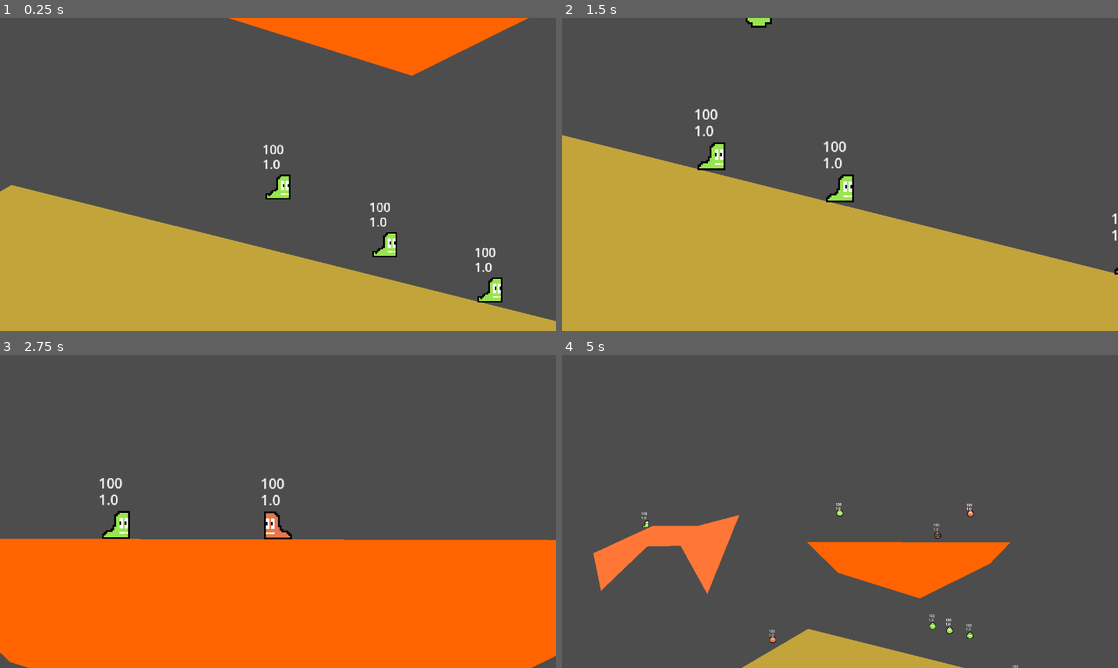
Above: before the commit, frames 1-4 (two rows, left to right).
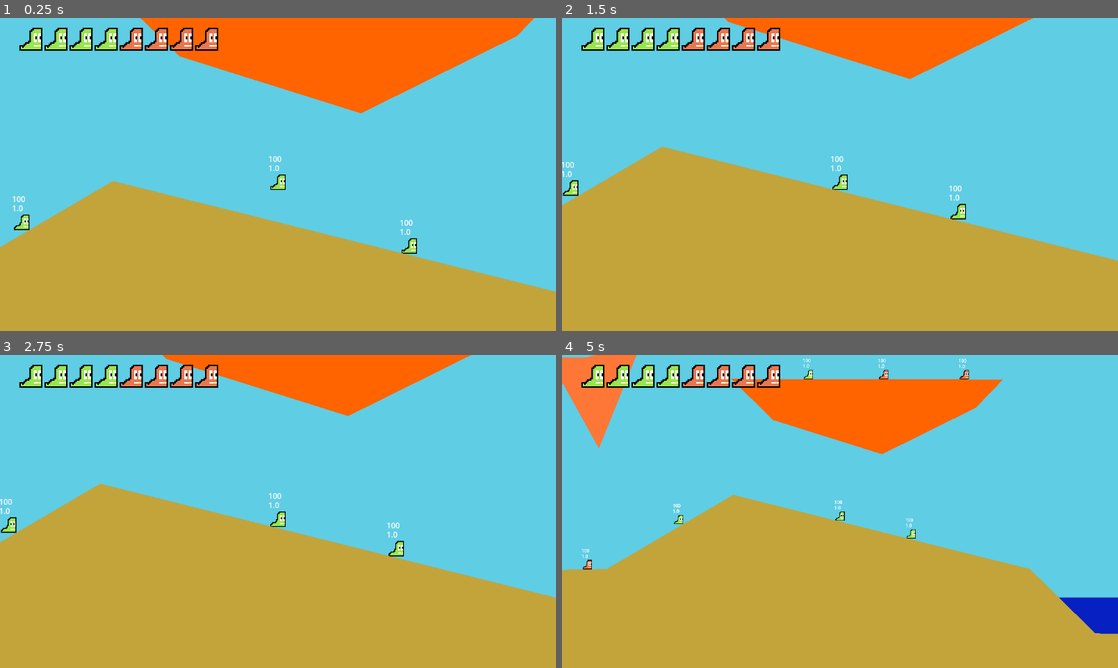
Above: after the commit, the same moments.

Repository: WilliamOFDavis/slugs_2d
Game: Godot game, scene res://Scenes/levels/level.tscn
Same seed, same stepped clock (60 frames per second), same inputs: the game is played once before the commit and once after it.
Inputs (mouse positions are in pixels of both pictures, inside the frame that each line leads up to):
- Up to frame 1 (0.25 s): no input
- Up to frame 2 (1.5 s): move the mouse to (962, 158) at 0.52 s; hold D (move_right) from 0.53 s (still down); tap G (end_turn) at 0.6, 1.35 s; click (962, 158) at 0.67 s; tap Space (jump) at 0.77 s; move the mouse to (728, 190) at 1.27 s
- Up to frame 3 (2.75 s): tap Space (jump) at 1.52 s; move the mouse to (333, 442) at 2.02 s; release D (move_right) at 2.03 s; hold A (move_left) from 2.03 s (still down); click (333, 442) at 2.1 s; tap G (end_turn) at 2.3 s
- Up to frame 4 (5 s): move the mouse to (812, 574) at 2.77 s; release A (move_left) at 2.78 s; hold D (move_right) 2.78-4.28 s; right-click (812, 574) at 2.85 s; click (812, 574) at 2.92 s; tap Space (jump) at 3.02, 3.77, 4.52 s; tap G (end_turn) at 3.05, 3.8, 4.35 s; move the mouse to (1006, 558) at 3.52 s; tap R (switch_weapon) at 3.6 s; move the mouse to (673, 464) at 4.27 s; hold A (move_left) from 4.28 s (still down)

The runs differ from the first frame. In frame 1, 71% of the frame differs, in the area x 0-100%, y 0-97%; in frame 2, 61%; in frame 3, 100%, in the area x 0-100%, y 0-100%; in frame 4, 97%.

Commit message:
added background and sea that kills slugs, begun hud, made slugs actually die now

Diff:
--- a/Resources/team.gd
+++ b/Resources/team.gd
@@ -17,7 +17,11 @@
 
 func remove_slug(slug: Slug) -> void:
 	slugs.erase(slug)
+	slug.explode()
 	slug_index -= 1
+
+func get_remaining_slug_count() -> int:
+	return slugs.size()
 
 func get_next_slug() -> Slug:
 	var next_slug: Slug = slugs[slug_index%slugs.size()]
--- a/Scenes/levels/level.gd
+++ b/Scenes/levels/level.gd
@@ -14,6 +14,7 @@
 
 @export var slugs_per_team: int = 5
 @onready var terrain = $Terrain
+@onready var hud: PlayerHud = $PlayerHud
 # Called when the node enters the scene tree for the first time.
 func _ready() -> void:
 	teams[0].set_spawn_points($GreenSpawnPoints.get_children())
@@ -41,9 +42,11 @@
 			slug.position = team.spawn_points[i].position
 			slug.set_inventory(team.team_inventory)
 			slug.connect("shoot_projectile", spawn_projectile)
+			slug.connect("dead", on_slug_death)
 			slug.set_team(team)
 			team.add_slug(slug)
 			$Slugs.add_child(slug)
+	hud.setup_team_display(teams)
 	active_slug = teams[0].get_next_slug()
 	active_team_index += 1
 	active_slug.begin_turn()
@@ -53,13 +56,16 @@
 	if active_slug != null:
 		active_slug.end_turn()
 
-func end_turn(triggered:bool = false) -> void:
-	if !triggered:
-		$EndTurnTimer.start()
-	else:
-		goto_next_turn()
+func end_turn(triggered: bool = false) -> void:
+	#if !triggered:
+	if triggered:
+		deactivate_slug()
+	$EndTurnTimer.start()
+	#else:
+		#goto_next_turn()
 func goto_next_turn() -> void:
-	active_slug.deactivate_camera()
+	if active_slug != null:
+		active_slug.deactivate_camera()
 	active_slug = teams[active_team_index%teams.size()].get_next_slug()
 	active_slug.begin_turn()
 	active_team_index += 1
@@ -92,3 +98,8 @@
 	terrain.add_child(new_terrain_piece)
 	new_terrain_piece.set_visual_polygon(new_visual_polygon)
 	new_terrain_piece.set_color(terrain_color)
+
+func on_slug_death(slug: Slug) -> void:
+	slug.current_team.remove_slug(slug)
+	if slug == active_slug:
+		goto_next_turn()
--- a/Scenes/levels/level.tscn
+++ b/Scenes/levels/level.tscn
@@ -1,14 +1,23 @@
-[gd_scene load_steps=3 format=3 uid="uid://bmsyehs374dvv"]
+[gd_scene load_steps=8 format=3 uid="uid://bmsyehs374dvv"]
 
 [ext_resource type="Script" uid="uid://xq7qmrt5syrd" path="res://Scenes/levels/level.gd" id="1_u52ul"]
+[ext_resource type="Texture2D" uid="uid://58hxoqpwumet" path="res://Graphics/sea.png" id="3_d6e32"]
 [ext_resource type="PackedScene" uid="uid://bkypmtjpte0d4" path="res://Scenes/terrain/terrain_piece.tscn" id="3_oi3di"]
+[ext_resource type="PackedScene" uid="uid://0d2hvjgkbr03" path="res://Scenes/levels/slug_kill_area_component.tscn" id="4_5pa0r"]
+[ext_resource type="Texture2D" uid="uid://3ou20a3gqjr" path="res://Graphics/sky.png" id="5_5e0y8"]
+[ext_resource type="PackedScene" uid="uid://bw7hmsl1we3i2" path="res://Scenes/user_interface/player_hud.tscn" id="6_h6uxn"]
+
+[sub_resource type="RectangleShape2D" id="RectangleShape2D_5e0y8"]
+size = Vector2(6338, 170)
 
 [node name="Level" type="Node2D"]
 script = ExtResource("1_u52ul")
+slugs_per_team = 4
 
 [node name="Projectiles" type="Node2D" parent="."]
 
 [node name="Terrain" type="Node2D" parent="."]
+z_index = 2
 
 [node name="TerrainPiece2" parent="Terrain" node_paths=PackedStringArray("visual_polygon") instance=ExtResource("3_oi3di")]
 visual_polygon = NodePath("Polygon2D")
@@ -23,7 +32,7 @@
 [node name="TerrainPoly" type="Polygon2D" parent="Terrain/TerrainPiece"]
 position = Vector2(43, -4)
 color = Color(0.763743, 0.64334, 0.235081, 1)
-polygon = PackedVector2Array(-31, 1, -42, 711, 1649, 714, 1658, -3, 633, -259, 196, -3)
+polygon = PackedVector2Array(-31, 1, -147, 275, -4218, 250, -4232, 711, 4425, 714, 4444, 278, 1883, 219, 1658, -3, 633, -259, 196, -3)
 
 [node name="TerrainPiece3" parent="Terrain" node_paths=PackedStringArray("visual_polygon") instance=ExtResource("3_oi3di")]
 visual_polygon = NodePath("Polygon2D")
@@ -43,7 +52,7 @@
 position = Vector2(1247, -148)
 
 [node name="Marker2D3" type="Marker2D" parent="GreenSpawnPoints"]
-position = Vector2(1112, -206)
+position = Vector2(446, -186)
 
 [node name="Marker2D4" type="Marker2D" parent="GreenSpawnPoints"]
 position = Vector2(893, -676)
@@ -71,4 +80,28 @@
 [node name="EndTurnTimer" type="Timer" parent="."]
 one_shot = true
 
+[node name="Water" type="Node2D" parent="."]
+
+[node name="Sea" type="Sprite2D" parent="Water"]
+z_index = 1
+texture_repeat = 2
+position = Vector2(-236, 346)
+scale = Vector2(18.86, 1)
+texture = ExtResource("3_d6e32")
+
+[node name="SlugKillAreaComponent" parent="Water" instance=ExtResource("4_5pa0r")]
+
+[node name="CollisionShape2D" type="CollisionShape2D" parent="Water/SlugKillAreaComponent"]
+position = Vector2(1312, 182)
+shape = SubResource("RectangleShape2D_5e0y8")
+
+[node name="Sky" type="Sprite2D" parent="."]
+z_index = -2
+texture_repeat = 2
+position = Vector2(-1124.5, -1646.5)
+scale = Vector2(31.758, 9.602)
+texture = ExtResource("5_5e0y8")
+
+[node name="PlayerHud" parent="." instance=ExtResource("6_h6uxn")]
+
 [connection signal="timeout" from="EndTurnTimer" to="." method="goto_next_turn"]
--- /dev/null
+++ b/Scenes/levels/slug_kill_area_component.tscn
@@ -0,0 +1,8 @@
+[gd_scene load_steps=2 format=3 uid="uid://0d2hvjgkbr03"]
+
+[ext_resource type="Script" uid="uid://dmv14x18m0msf" path="res://slug_kill_area_component.gd" id="1_sax2x"]
+
+[node name="SlugKillAreaComponent" type="Area2D"]
+collision_layer = 8
+collision_mask = 2
+script = ExtResource("1_sax2x")
--- a/Scenes/projectiles/grenade.tscn
+++ b/Scenes/projectiles/grenade.tscn
@@ -11,9 +11,12 @@
 radius = 8.06226
 
 [node name="Grenade" type="RigidBody2D" node_paths=PackedStringArray("detonation_timer")]
+collision_layer = 4
+collision_mask = 3
 physics_material_override = SubResource("PhysicsMaterial_820vn")
 script = ExtResource("1_eh0hm")
 detonation_timer = NodePath("DetonationTimer")
+force_magnitude = 5000.0
 
 [node name="Sprite2D" type="Sprite2D" parent="."]
 texture = ExtResource("1_r446a")
--- a/Scenes/projectiles/rocket.tscn
+++ b/Scenes/projectiles/rocket.tscn
@@ -7,7 +7,7 @@
 [node name="Rocket" type="Node2D" node_paths=PackedStringArray("collision_area")]
 script = ExtResource("1_5gt1y")
 collision_area = NodePath("Area2D")
-speed = 200.0
+speed = 300.0
 
 [node name="Sprite2D" type="Sprite2D" parent="."]
 z_index = 1
@@ -21,6 +21,7 @@
 polygon = PackedVector2Array(-4, -4, -2, -4, -2, -5, 2, -5, 2, -4, 4, -4, 4, -3, 5, -3, 5, -2, 6, -2, 6, 0, 7, 0, 7, 5, 6, 5, 6, 7, 5, 7, 5, 8, -5, 8, -5, 7, -6, 7, -6, 5, -7, 5, -7, 0, -6, 0, -6, -2, -5, -2, -5, -3, -4, -3)
 
 [node name="ExplosionRadiusComponent" parent="." instance=ExtResource("3_qtlfm")]
+damage = 75
 
 [node name="ExplosionRadius" type="CollisionPolygon2D" parent="ExplosionRadiusComponent"]
 polygon = PackedVector2Array(0, -81, -34, -75, -73, -58, -92, -27, -98, 13, -87, 55, -65, 87, -20, 101, 1, 99, 38, 102, 83, 81, 95, 48, 98, 6, 96, -22, 75, -61, 22, -79)
--- a/Scenes/slugs/slug.gd
+++ b/Scenes/slugs/slug.gd
@@ -15,7 +15,6 @@
 var health: int = 100:
 	set(new_health):
 		if new_health <= 0:
-			health = 100
 			death()
 		else:
 			health = new_health
@@ -26,6 +25,8 @@
 
 signal turn_over
 signal shoot_projectile(projectile, start_position, direction, shooter)
+signal dead(slug)
+
 
 func _ready() -> void:
 	$InputComponent.connect("shoot_weapon", shoot_weap)
@@ -92,7 +93,11 @@
 		velocity_component.knock_back(knockback_direction)
 
 func death() -> void:
-	position = Vector2(0,-1000)
+	dead.emit(self)
+
+func explode() -> void:
+	$ExplosionRadiusComponent.explode()
+	self.queue_free()
 
 func _physics_process(_delta: float) -> void:
 	velocity = velocity_component.get_velocity()
--- a/Scenes/slugs/slug.tscn
+++ b/Scenes/slugs/slug.tscn
@@ -10,6 +10,7 @@
 [ext_resource type="PackedScene" uid="uid://c6dhabdxnl0n7" path="res://components/input_component.tscn" id="6_bahlg"]
 [ext_resource type="PackedScene" uid="uid://b5id72leyiy8o" path="res://components/velocity_component.tscn" id="7_0eabb"]
 [ext_resource type="Script" uid="uid://c382ophhlvgsn" path="res://Scenes/slugs/weapon_sprite.gd" id="9_2reqc"]
+[ext_resource type="PackedScene" uid="uid://dpunkf387mlng" path="res://components/explosion_radius_component.tscn" id="11_r26y6"]
 
 [sub_resource type="ShaderMaterial" id="ShaderMaterial_r26y6"]
 shader = ExtResource("2_2reqc")
@@ -165,6 +166,7 @@
 size = Vector2(26, 32)
 
 [node name="Slug" type="CharacterBody2D"]
+collision_layer = 2
 floor_constant_speed = true
 floor_max_angle = 0.912807
 script = ExtResource("1_f0h22")
@@ -179,7 +181,7 @@
 [node name="Camera2D" type="Camera2D" parent="."]
 enabled = false
 script = ExtResource("5_2reqc")
-zoomed_scale = Vector2(2, 2)
+zoomed_out_scale = Vector2(0.6, 0.6)
 
 [node name="SlugStateMachine" type="Node" parent="." node_paths=PackedStringArray("sprite", "velocity_component", "airborne_timer")]
 script = ExtResource("4_qqoxf")
@@ -206,14 +208,6 @@
 wait_time = 0.2
 one_shot = true
 
-[node name="ColorPicker" type="ColorPicker" parent="."]
-visible = false
-offset_left = 155.0
-offset_top = -321.0
-offset_right = 453.0
-offset_bottom = 251.0
-color = Color(0.6, 0.898039, 0.313726, 1)
-
 [node name="ForceMult" type="Label" parent="."]
 offset_left = -20.0
 offset_top = -25.0
@@ -235,4 +229,10 @@
 offset_right = 20.0
 offset_bottom = -21.0
 
+[node name="ExplosionRadiusComponent" parent="." instance=ExtResource("11_r26y6")]
+
+[node name="ExplosionRadius" type="CollisionPolygon2D" parent="ExplosionRadiusComponent"]
+position = Vector2(-2, 13)
+polygon = PackedVector2Array(-93, -63, -81, -78, -59, -95, -38, -101, -10, -102, 18, -100, 57, -94, 87, -73, 112, -45, 120, -7, 119, 23, 103, 54, 64, 79, 24, 86, -13, 86, -51, 78, -85, 66, -100, 12, -102, -14, -102, -44)
+
 [connection signal="switch_weapon" from="InputComponent" to="." method="_on_input_component_switch_weapon"]
--- /dev/null
+++ b/Scenes/user_interface/player_hud.gd
@@ -0,0 +1,29 @@
+extends CanvasLayer
+
+class_name PlayerHud
+
+@onready var slugs_display: HBoxContainer = $MarginContainer/RemainingSlugsDisplay
+var team_array: Array[Team]
+# Called when the node enters the scene tree for the first time.
+func setup_team_display(teams: Array[Team]) -> void:
+	team_array = teams
+
+func draw_team_display() -> void:
+	for display_item: TextureRect in slugs_display.get_children():
+		display_item.queue_free()
+	for team: Team in team_array:
+		var team_color: Color = team.team_color
+		for slug in team.slugs:
+			var slug_shader: ShaderMaterial = ShaderMaterial.new()
+			var slug_texture_rect: TextureRect = TextureRect.new()
+			slug_shader.shader = load("res://shaders/slug_team_shader.gdshader").duplicate()
+			slug_shader.set_shader_parameter("team_color", team.team_color)
+			slug_texture_rect.texture = load("res://Graphics/slug.png")
+			slug_texture_rect.material = slug_shader
+			slugs_display.add_child(slug_texture_rect)
+
+func draw_hud(active_slug: Slug) -> void:
+	pass
+
+func _process(delta: float) -> void:
+	draw_team_display()
--- /dev/null
+++ b/Scenes/user_interface/player_hud.tscn
@@ -0,0 +1,21 @@
+[gd_scene load_steps=2 format=3 uid="uid://bw7hmsl1we3i2"]
+
+[ext_resource type="Script" uid="uid://cj0qk8ijxvgwk" path="res://Scenes/user_interface/player_hud.gd" id="1_8yskw"]
+
+[node name="PlayerHud" type="CanvasLayer"]
+script = ExtResource("1_8yskw")
+
+[node name="MarginContainer" type="MarginContainer" parent="."]
+anchors_preset = 15
+anchor_right = 1.0
+anchor_bottom = 1.0
+grow_horizontal = 2
+grow_vertical = 2
+theme_override_constants/margin_left = 40
+theme_override_constants/margin_top = 20
+theme_override_constants/margin_right = 40
+theme_override_constants/margin_bottom = 20
+
+[node name="RemainingSlugsDisplay" type="HBoxContainer" parent="MarginContainer"]
+layout_mode = 2
+size_flags_vertical = 0
--- a/components/explosion_radius_component.gd
+++ b/components/explosion_radius_component.gd
@@ -10,6 +10,8 @@
 
 func _ready() -> void:
 	explosion_radius = get_node("ExplosionRadius")
+	if get_parent() is Slug:
+		shooter = get_parent()
 	connect("body_entered", _body_entered)
 	connect("body_exited", _body_exited)
 
--- a/components/explosion_radius_component.tscn
+++ b/components/explosion_radius_component.tscn
@@ -3,4 +3,6 @@
 [ext_resource type="Script" uid="uid://db61esdifkd7k" path="res://components/explosion_radius_component.gd" id="1_rf4ir"]
 
 [node name="ExplosionRadiusComponent" type="Area2D"]
+collision_layer = 4
+collision_mask = 3
 script = ExtResource("1_rf4ir")
--- a/components/velocity_component.gd
+++ b/components/velocity_component.gd
@@ -48,8 +48,8 @@
 
 	knockback_velocity = knockback_velocity.lerp(Vector2.ZERO, knockback_decay)
 
-	if velocity.x > 0:
-		print("Velocity: ", velocity, " Knockback: ", knockback_velocity)
+	#if velocity.x > 0:
+		#print("Velocity: ", velocity, " Knockback: ", knockback_velocity)
 	if direction.x == 0.0:
 		velocity.x = lerp(velocity.x, 0.0, 0.1)
 
--- a/project.godot
+++ b/project.godot
@@ -17,8 +17,6 @@
 
 [display]
 
-window/size/viewport_width=1280
-window/size/viewport_height=720
 window/stretch/mode="viewport"
 
 [global_group]
--- /dev/null
+++ b/slug_kill_area_component.gd
@@ -0,0 +1,11 @@
+extends Area2D
+
+
+# Called when the node enters the scene tree for the first time.
+func _ready() -> void:
+	connect("body_entered", on_body_entered)
+
+
+func on_body_entered(body: Node2D):
+	if body is Slug:
+		body.death()
Binary file added: Graphics/sea.aseprite
Binary file added: Graphics/sea.png
Not shown, added: Graphics/sea.png.import
Binary file added: Graphics/sky.aseprite
Binary file added: Graphics/sky.png
Not shown, added: Graphics/sky.png.import
Binary file added: Graphics/slug.aseprite
Binary file added: Graphics/slug.png
Not shown, added: Graphics/slug.png.import
Not shown: 1 places in Scenes/slugs/slug.tscn that only renumber resources
Not shown, added: Scenes/user_interface/player_hud.gd.uid
Not shown, added: slug_kill_area_component.gd.uid
